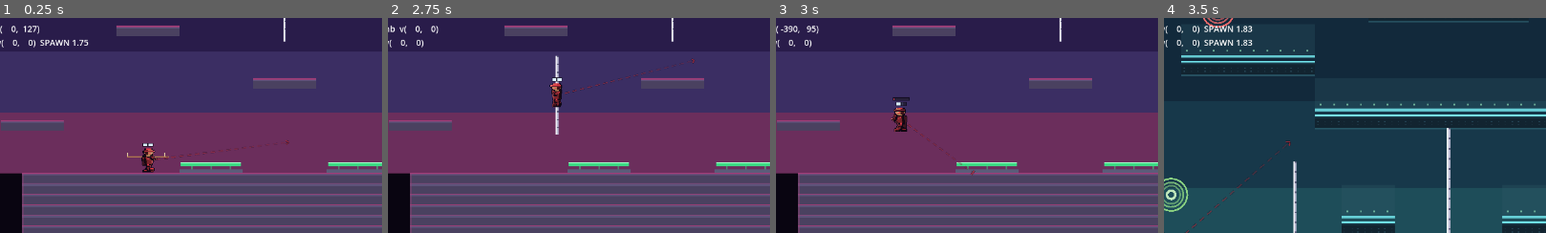
Above: before the commit, frames 1-4 (left to right).
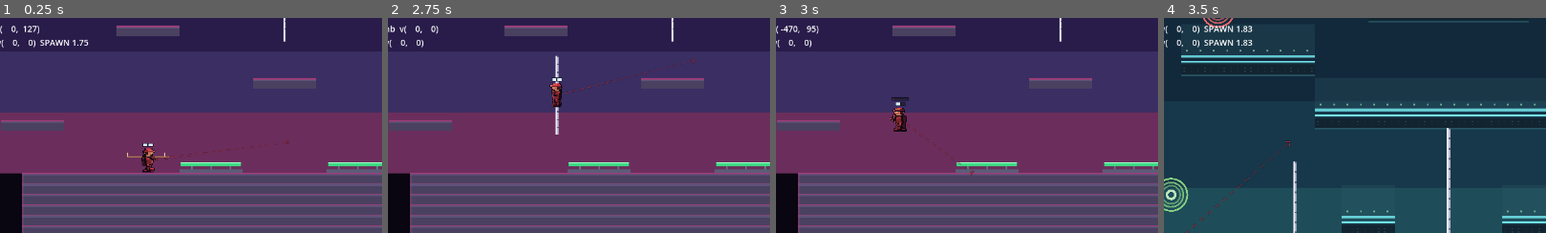
Above: after the commit, the same moments.

Repository: evanli02/stomp-fight-prototype
Game: Godot game, scene res://tests/terrain_harness.tscn
The game is run twice, just before and just after one commit, with the same random seed, the same clock (stepped at 60 frames per second) and the same inputs. This scene is started directly instead of the project's main scene.
Inputs (mouse positions are % of the whole screen's width and height, from its top left):
- Up to frame 1 (0.25 s): no input
- Up to frame 2 (2.75 s): tap Enter at 0.5 s; move the mouse to (72, 45) at 0.52 s; hold Right 0.53-1.25 s; tap Keypad Enter at 0.6 s; click (72, 45) at 0.67 s; tap Space (p0_jump) at 0.77 s; drag from (30, 55) to (74, 53) at 1.27 s; move the mouse to (60, 28) at 2.02 s; hold Left from 2.03 s (still down); tap E at 2.1 s
- Up to frame 3 (3 s): release Left at 2.75 s; drag from (45, 70) to (35, 41) at 2.77 s
- Up to frame 4 (3.5 s): no input
The pictures show only the part of the screen within x 13-63%, y 21-71%; the shares and areas given below are measured in that part.

Frames 1-2 are identical in both runs. In frame 3, 0.3% of the frame differs, in the area x 2-53%, y 3-74%; in frame 4, nothing differs.

Commit message:
tune(mason): bumper block lives longer and bounces harder
lifetime 4.0 -> 6.5, bounce 390 -> 470.

Co-Authored-By: Claude Fable 5 <noreply@anthropic.com>

Diff:
--- a/src/heroes/abilities/mason_block.gd
+++ b/src/heroes/abilities/mason_block.gd
@@ -4,9 +4,12 @@
 ## rather than a wall of them.
 
 @export var place_distance: float = 46.0
-## Launch out of any face, about half a stage spring's.
-@export var bounce_speed: float = 390.0
-@export var block_lifetime: float = 4.0
+## Launch out of any face — above half a stage spring's, so bouncing off the
+## block is a real launch rather than a nudge.
+@export var bounce_speed: float = 470.0
+## Long enough to be a piece of the fight, not a flicker: place it, then play
+## around it for a while.
+@export var block_lifetime: float = 6.5
 
 var _placed: BumperBlock = null
 
--- a/src/heroes/effects/bumper_block.gd
+++ b/src/heroes/effects/bumper_block.gd
@@ -27,11 +27,11 @@
 const HITBOX_PAD: float = 7.0
 const RETRIGGER: float = 0.18
 
-## Launch out of whichever face was touched, in px/s. About half a stage spring
+## Launch out of whichever face was touched, in px/s. Above half a stage spring
 ## (those run 760-820): a real reposition and a real interruption, not a free
 ## crossing of the stage.
-var bounce_speed: float = 390.0
-var lifetime: float = 4.0
+var bounce_speed: float = 470.0
+var lifetime: float = 6.5
 var accent: Color = Color(1, 0.71, 0.33)
 
 var _body: StaticBody2D
--- a/src/heroes/resources/mason.tres
+++ b/src/heroes/resources/mason.tres
@@ -10,8 +10,8 @@
 hero_name = "Mason"
 accent_color = Color(1, 0.823529, 0.247059, 1)
 ability_cooldown = 10.0
-ability_text = "Bumper Block: a solid block with a lingering hitbox. Vector reflection - fast in, fast out."
-ultimate_text = "Keystone: a gate his own team walks through; enemies who touch it freeze, then drop."
+ability_text = "Bumper Block: a solid four-sided spring that lingers. Fixed launch out of whichever face you touch."
+ultimate_text = "Keystone: a gate his own team walks through; enemies who touch it freeze, drop, and freeze again on the way through."
 sprite_frames = ExtResource("2")
 ability_scene = ExtResource("3")
 ultimate_scene = ExtResource("4")
